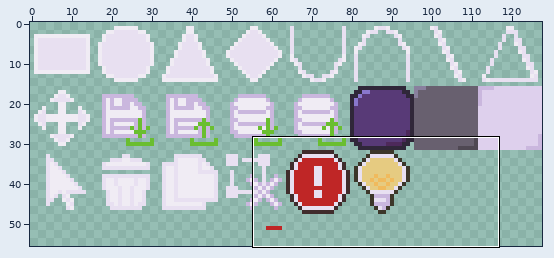
Edited in one commit: sprite sheet (src/main/resources/textures.png). The picture above shows the old version from afar; the outline marks the close-up.
Close-up. Old version:
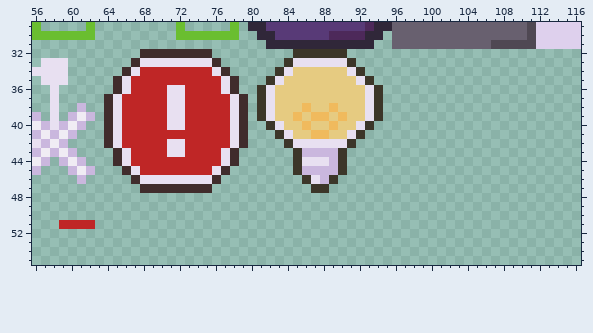
The file is 128x128 pixels. Shown: x 56..116, y 29..55. The wide view leaves out empty margins.
Once edited:
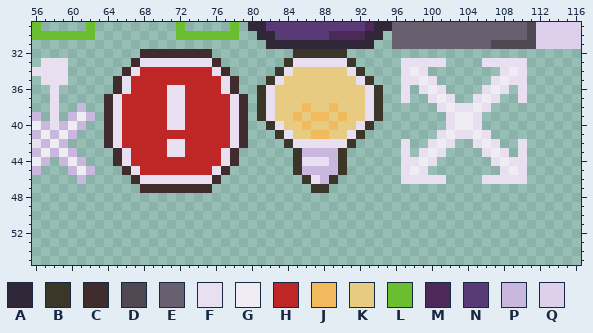
Palette (. is transparent): A #302739  B #3c3629  C #402c2c  D #4f4853  E #68606f  F #e8e0f1  G #f0ecf4  H #bf2626  J #f0ba5d  K #e6cb81  L #6abe30  M #4d295a  N #583a77  P #cab7de  Q #ded0ed
What changed:
{"y":33,"x":97,"old":".....","new":"FFFFF"}
{"y":33,"x":106,"old":".....","new":"FFFFF"}
{"y":34,"x":97,"old":"...","new":"FGF"}
{"y":34,"x":108,"old":"...","new":"FGF"}
{"y":35,"x":97,"old":"....","new":"FFGF"}
{"y":35,"x":107,"old":"....","new":"FGFF"}
{"y":36,"x":97,"old":".","new":"F"}
{"y":36,"x":99,"old":"...","new":"FGF"}
{"y":36,"x":106,"old":"...","new":"FGF"}
{"y":36,"x":110,"old":".","new":"F"}
{"y":37,"x":97,"old":".","new":"F"}
{"y":37,"x":100,"old":"...","new":"FGF"}
{"y":37,"x":105,"old":"...","new":"FGF"}
{"y":37,"x":110,"old":".","new":"F"}
{"y":38,"x":101,"old":"......","new":"FGFFGF"}
{"y":39,"x":102,"old":"....","new":"FGGF"}
{"y":40,"x":102,"old":"....","new":"FGGF"}
{"y":41,"x":101,"old":"......","new":"FGFFGF"}
{"y":42,"x":97,"old":".","new":"F"}
{"y":42,"x":100,"old":"...","new":"FGF"}
{"y":42,"x":105,"old":"...","new":"FGF"}
{"y":42,"x":110,"old":".","new":"F"}
{"y":43,"x":97,"old":".","new":"F"}
{"y":43,"x":99,"old":"...","new":"FGF"}
{"y":43,"x":106,"old":"...","new":"FGF"}
{"y":43,"x":110,"old":".","new":"F"}
{"y":44,"x":97,"old":"....","new":"FFGF"}
{"y":44,"x":107,"old":"....","new":"FGFF"}
{"y":45,"x":97,"old":"...","new":"FGF"}
{"y":45,"x":108,"old":"...","new":"FGF"}
{"y":46,"x":97,"old":".....","new":"FFFFF"}
{"y":46,"x":106,"old":".....","new":"FFFFF"}
{"y":51,"x":59,"old":"HHHH","new":"...."}
{"label":"added","picture_box":[401,58,527,184]}
{"label":"erased","picture_box":[59,220,95,229]}
